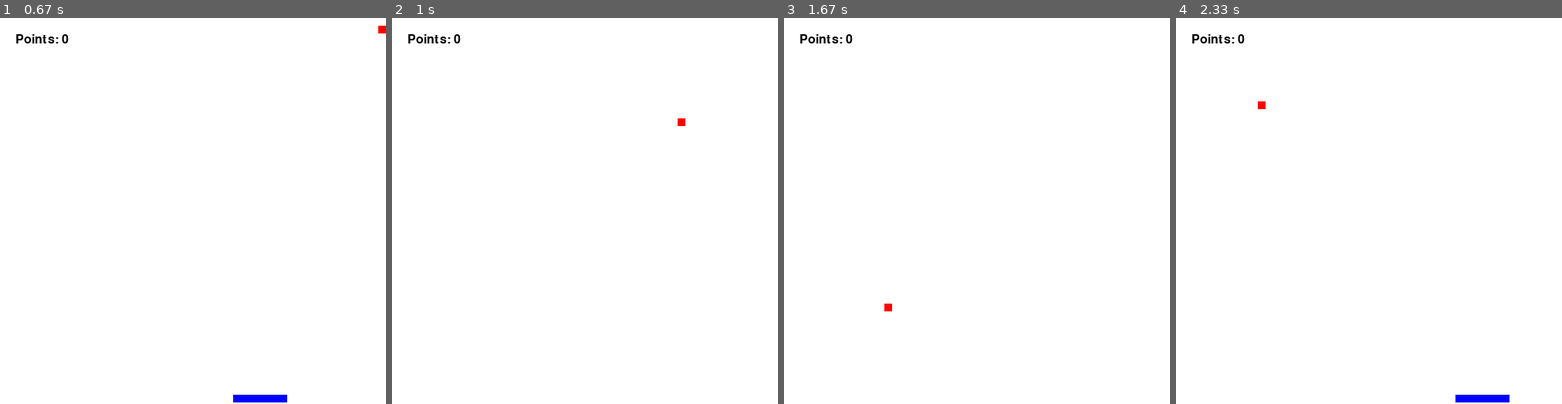
Above: before the commit, frames 1-4 (left to right).
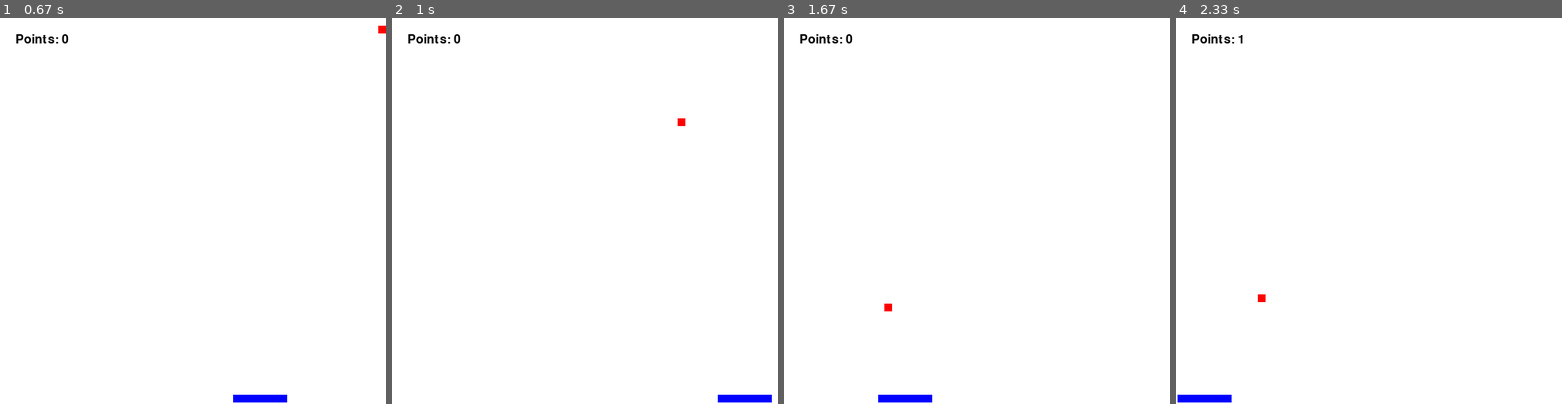
Above: after the commit, the same moments.

Repository: lizstangle/Breakout
Game: pygame game, started from game.py
Two runs of this game, one before a commit and one after it. Both use one fixed random seed, a clock stepped at 60 frames per second and the inputs below.
Inputs:
- Up to frame 1 (0.67 s): hold Right from 0.33 s (still down)
- Up to frame 2 (1 s): release Right at 0.8 s; hold Right from 0.83 s (still down)
- Up to frame 3 (1.67 s): release Right at 1.3 s; hold Left from 1.33 s (still down)
- Up to frame 4 (2.33 s): release Left at 1.87 s

Frame 1 is identical in both runs. In frame 2, 0.3% of the frame differs, in the area x 84-99%, y 97-100%; in frame 3, 0.3%; in frame 4, 0.7%, in the area x 0-87%, y 4-100%.

Commit message:
"fixed paddle logic"

Diff:
--- a/game.py
+++ b/game.py
@@ -105,39 +105,38 @@
     keys = pygame.key.get_pressed()
 
     # Update the paddle
+    buffer = 10
     if keys[pygame.K_LEFT]:
-        paddle_x -= velocity
+        if paddle_x > buffer:
+            paddle_x -= velocity
     if keys[pygame.K_RIGHT]:
-        paddle_x += velocity
-    # if keys[pygame.K_UP]:
-    #     paddle_y -= velocity
-    # if keys[pygame.K_DOWN]:
-    #     paddle_y += velocity
+        if paddle_x + PADDLE_WIDTH + buffer < SCREEN_WIDTH :
+            paddle_x += velocity
 
     # Update the ball
     ball_x += ball_x_velocity
     ball_y += ball_y_velocity
 
-
-    # TODO: Update the enemy's y position based on its velocity
-
     # If ball goes off the screen, make it reverse direction to stay on screen
     # There are 4 limits and everytime it exceeds 1 limit it needs to flip opposite direction
     if ball_y > SCREEN_HEIGHT:
+        # reset
         ball_y = 0
 
     if ball_x > SCREEN_WIDTH:
+        # bounce
         ball_x_velocity = -ball_x_velocity
 
     if ball_y < 0:
+        # bounce
         ball_y_velocity = -ball_y_velocity
 
     if ball_x < 0:
+        # bounce
         ball_x_velocity = -ball_x_velocity
 
 
-    # If paddle collides with ball, reset it & increment points
-    # BALL_WIDTH, BALL_HEIGHT
+    # If paddle collides with ball, bounce the ball & increment points
     if is_colliding(paddle_x, paddle_y, ball_x, ball_y, PADDLE_WIDTH, PADDLE_HEIGHT):
         points += 1
         ball_y_velocity = -ball_y_velocity
